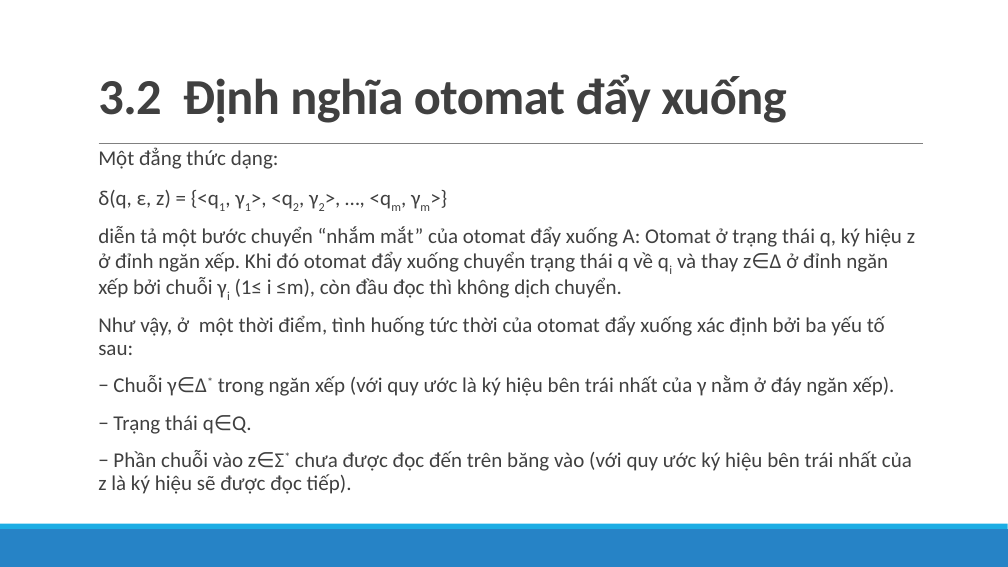
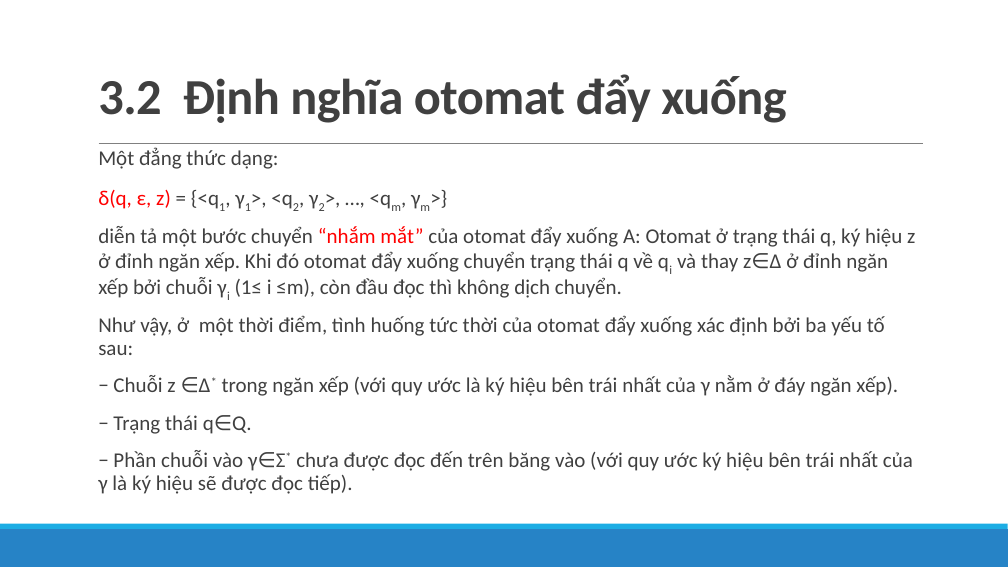
Before and after one commit to lelongc/rac, a slide deck: slide 43 of iuh/môn/hk1-4/automat/Automata4Stu/slide/Tuan11&12_Chương 4.pptx. Drawn at 1008x567 pixels with LibreOffice and Linux fonts; fonts in the diff are those of the drawing. Boxes give left, top, right and bottom in pixels: in the first picture for what was removed or moved away, otherwise in the second. Text is boxed around its words. In the diff, an @@ line names an element or a change of style, - is before the commit and + after.

```diff
--- a/iuh/môn/hk1-4/automat/Automata4Stu/slide/Tuan11&12_Chương 4.pptx
+++ b/iuh/môn/hk1-4/automat/Automata4Stu/slide/Tuan11&12_Chương 4.pptx
@@ text at <box>98,190,915,298</box>: text colour #404040 to #FF0000 in "δ(q, ε, z)", "“nhắm mắt”" @@
@@ text at <box>113,375,898,396</box>: text changed @@
-  − Chuỗi γ∈Δ* trong ngăn xếp (với quy ước là ký hiệu bên trái nhất của γ nằm ở đáy ngăn xếp).
+  − Chuỗi z ∈Δ* trong ngăn xếp (với quy ước là ký hiệu bên trái nhất của γ nằm ở đáy ngăn xếp).
@@ text at <box>98,450,913,494</box>: text changed @@
-  − Phần chuỗi vào z∈Σ* chưa được đọc đến trên băng vào (với quy ước ký hiệu bên trái nhất của z là ký hiệu sẽ được đọc tiếp).
+  − Phần chuỗi vào γ∈Σ* chưa được đọc đến trên băng vào (với quy ước ký hiệu bên trái nhất của γ là ký hiệu sẽ được đọc tiếp).
```
Also in this commit, not shown: 17 other slides changed, 3 slides added, 1 other file.
